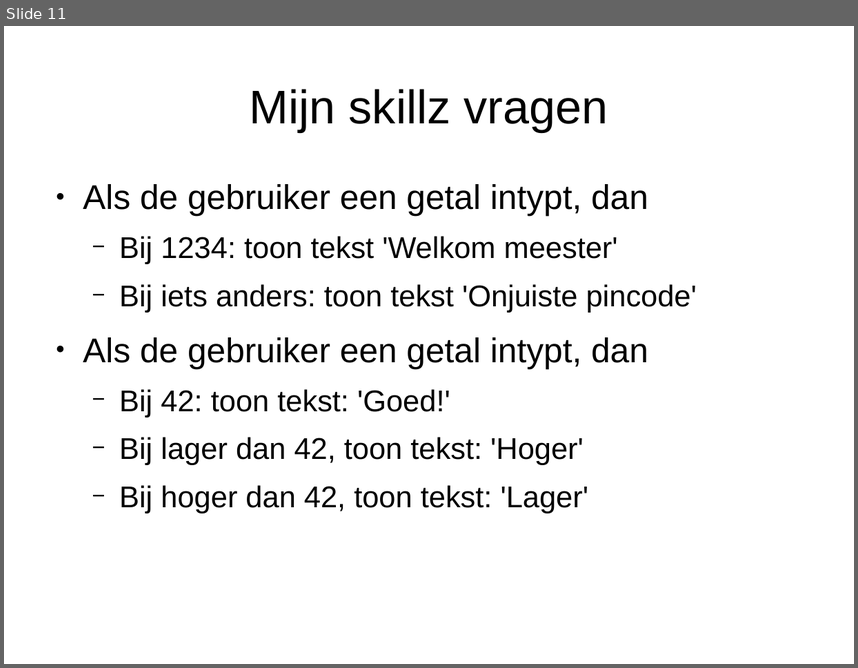
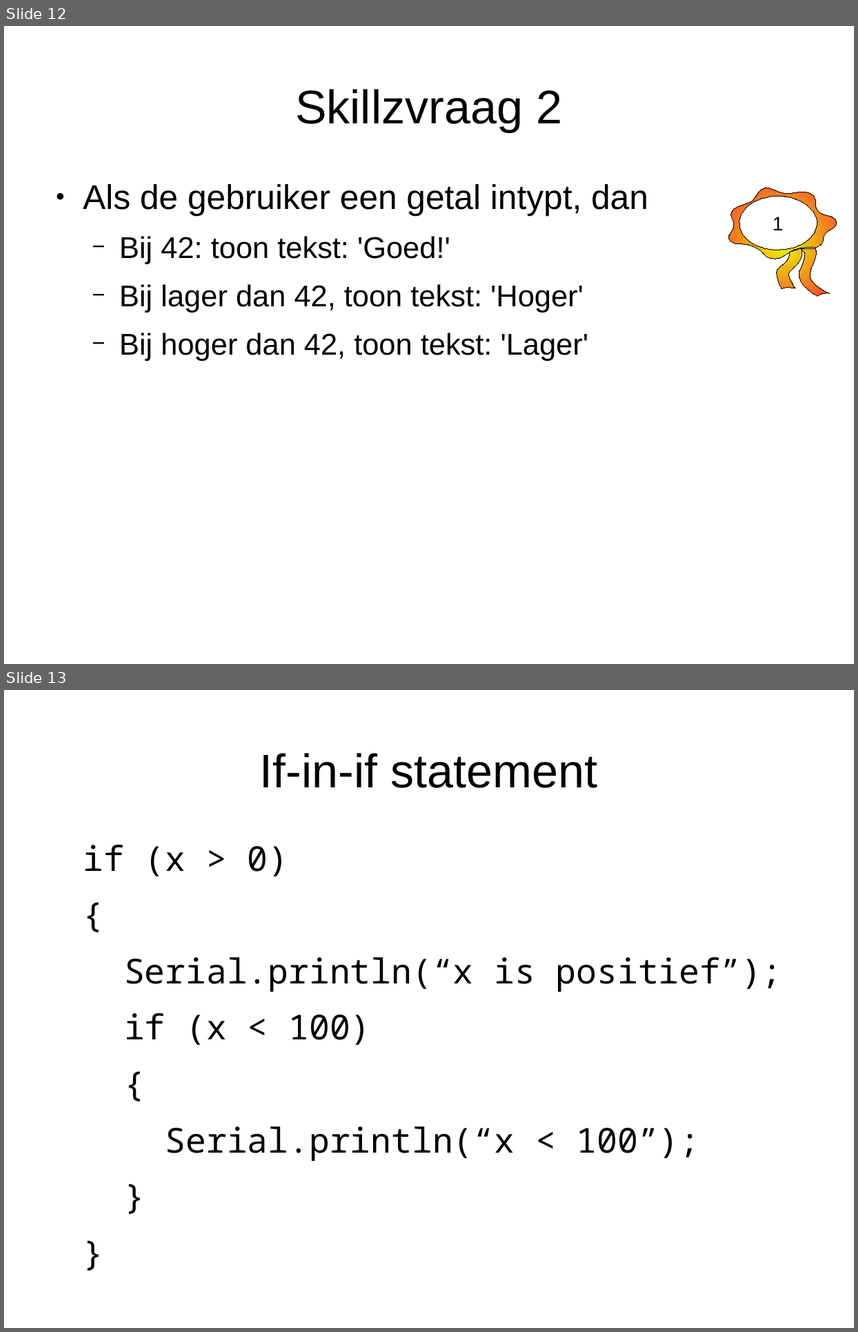
Before and after one commit to djog/arduino_cursus, a slide deck: Presentaties/Programmeren1.odp. Shown one above the other, each under a label of ours: slide 11 before the commit, slides 12 and 13 after it. The pictures are 858x668 and 858x1332 pixels, drawn with LibreOffice and Linux fonts; fonts in the diff are those of the drawing. Boxes give left, top, right and bottom in pixels: in the first picture for what was removed or moved away, otherwise in the second. Text is boxed around its words. In the diff, an @@ line names an element or a change of style, - is before the commit and + after.

```diff
--- a/Presentaties/Programmeren1.odp
+++ b/Presentaties/Programmeren1.odp
@@ slide 13 added at [4, 690, 854, 1328], background #FFFFFF @@
@@ title added at [260, 753, 597, 788], 44 pt, text #000000 @@
+If-in-if statement
@@ text added at [83, 845, 782, 1161], 32 pt, text #000000 @@
+if (x > 0)
+{
+Serial.println(“x is positief”);
+if (x < 100)
+{
+Serial.println(“x < 100”);
+}
+}
@@ what was slide 11 is now slide 12 @@
@@ slide 12 changed as well @@
@@ title at [295, 89, 562, 132]: text changed @@
-Mijn skillz vragen
+Skillzvraag 2
@@ text "Als de gebruiker een getal ..." at [83, 184, 648, 361]: highlight #FFFFFF to none @@
@@ text at [83, 184, 697, 312]: paragraphs removed @@
-● Als de gebruiker een getal intypt, dan
-  − Bij 1234: toon tekst 'Welkom meester'
-  − Bij iets anders: toon tekst 'Onjuiste pincode'
@@ freeform shape added at [729, 188, 837, 296], fill gradient #E6FF00 to #FF3333, outline #000000 0 pt, 18 pt, text #000000 @@
+1
```
Also in this commit, not shown: 10 other slides changed, 4 other slides added.
